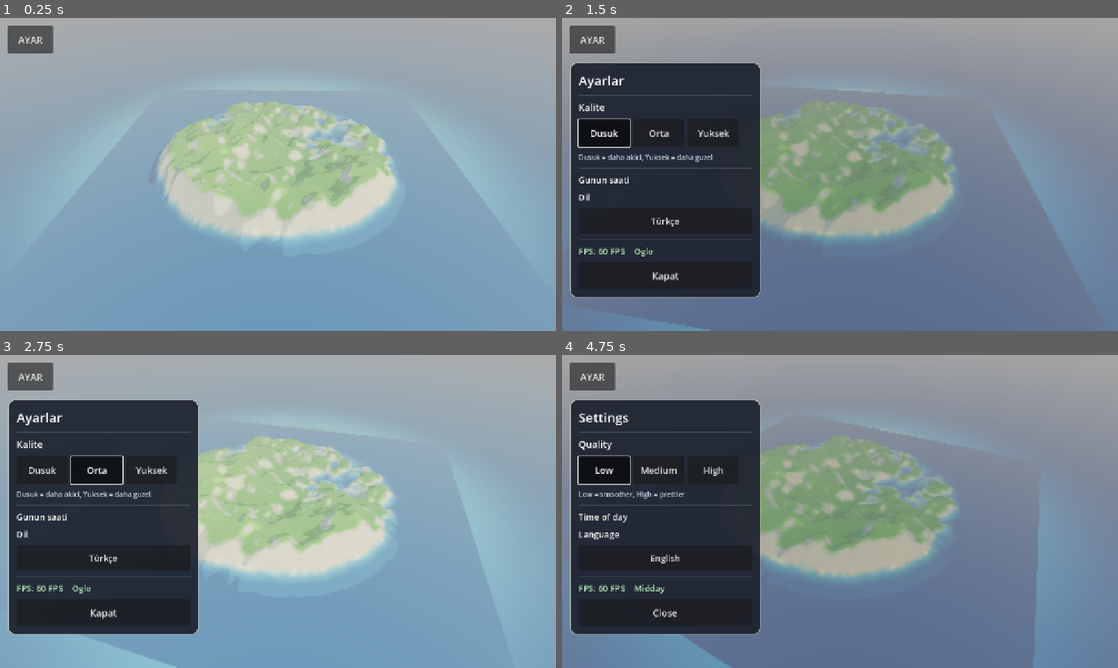
Above: before the commit, frames 1-4 (two rows, left to right).
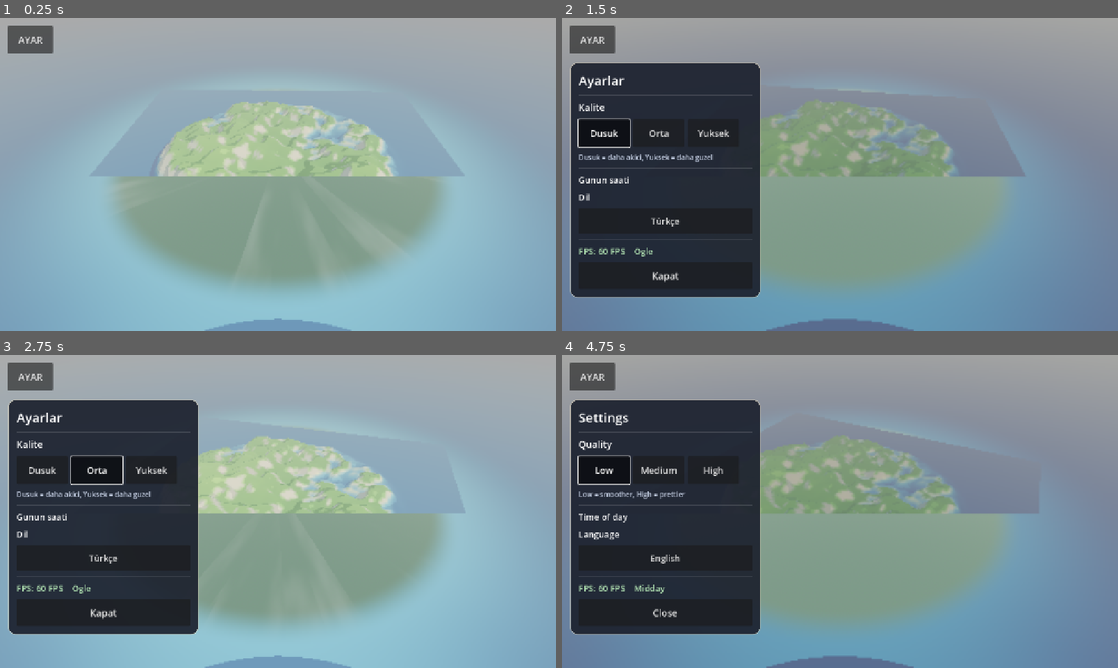
Above: after the commit, the same moments.

Repository: eraslan19j/game
Game: Godot game, scene res://scenes/world/world.tscn
The game is run twice, just before and just after one commit, with the same random seed, the same clock (stepped at 60 frames per second) and the same inputs.
Inputs:
- Up to frame 1 (0.25 s): no input
- Up to frame 2 (1.5 s): click "AYAR" at 0.5 s; click "Dusuk" at 1.25 s
- Up to frame 3 (2.75 s): click "Orta" at 2 s
- Up to frame 4 (4.75 s): click "Yuksek" at 2.75 s; click "Türkçe" at 3.5 s; click "Low" at 4.25 s

The runs differ from the first frame. In frame 1, 31% of the frame differs, in the area x 13-87%, y 50-100%; in frame 2, 24%; in frame 3, 23%; in frame 4, 24%.

Commit message:
Arazi tabani ada disinda kirpiliyor (y< -1 ve r>99.5), su opak
Co-authored-by: arena-agent <297053741+arena-agent@users.noreply.github.com>

Diff:
--- a/scenes/world/world.tscn
+++ b/scenes/world/world.tscn
@@ -53,7 +53,7 @@
 shader_parameter/rim_strength = 0.2
 shader_parameter/roughness_value = 0.95
 shader_parameter/brightness = 0.92
-shader_parameter/island_mask_radius = 96.0
+shader_parameter/island_mask_radius = 99.5
 shader_parameter/sea_level = 0.0
 
 [sub_resource type="ShaderMaterial" id="ShaderMaterial_clouds"]
--- a/shaders/toon.gdshader
+++ b/shaders/toon.gdshader
@@ -15,6 +15,12 @@
 uniform float sea_level = 0.0;
 
 void fragment() {
+	// Ada disindaki duz arazi tabanini kirp (kare izi kalmasin).
+	if (island_mask_radius > 0.5) {
+		if (length(VERTEX.xz) > island_mask_radius && VERTEX.y < -1.0) {
+			discard;
+		}
+	}
 	vec3 base = albedo.rgb;
 	if (use_vertex_color) {
 		base *= COLOR.rgb;
Binary file changed: ci_screenshot_preview.png
